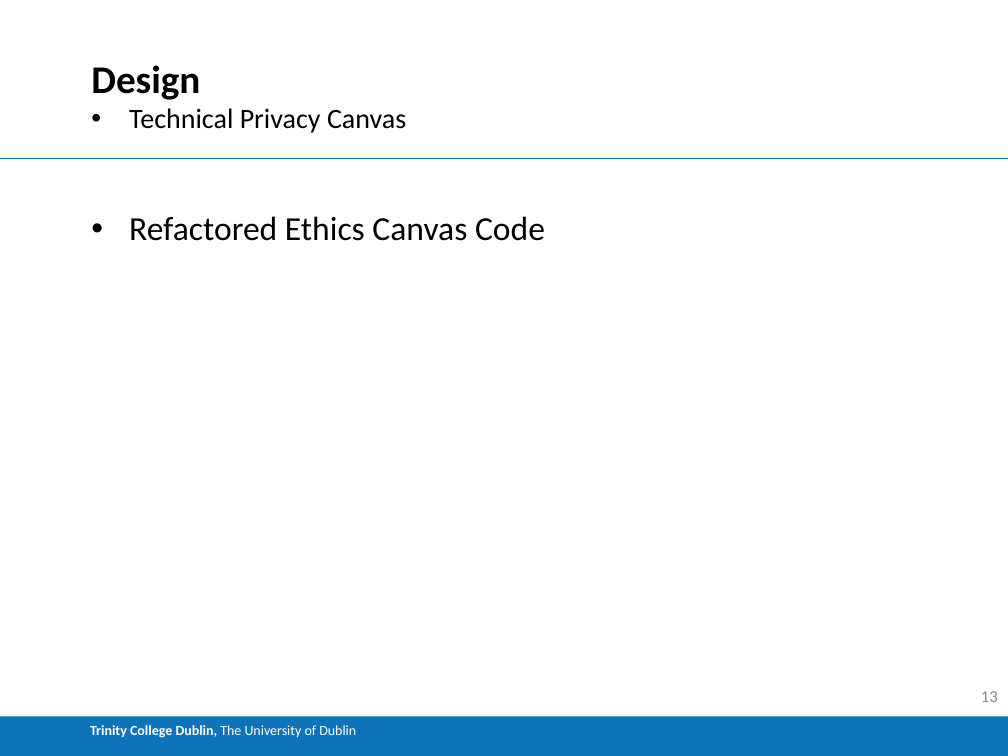
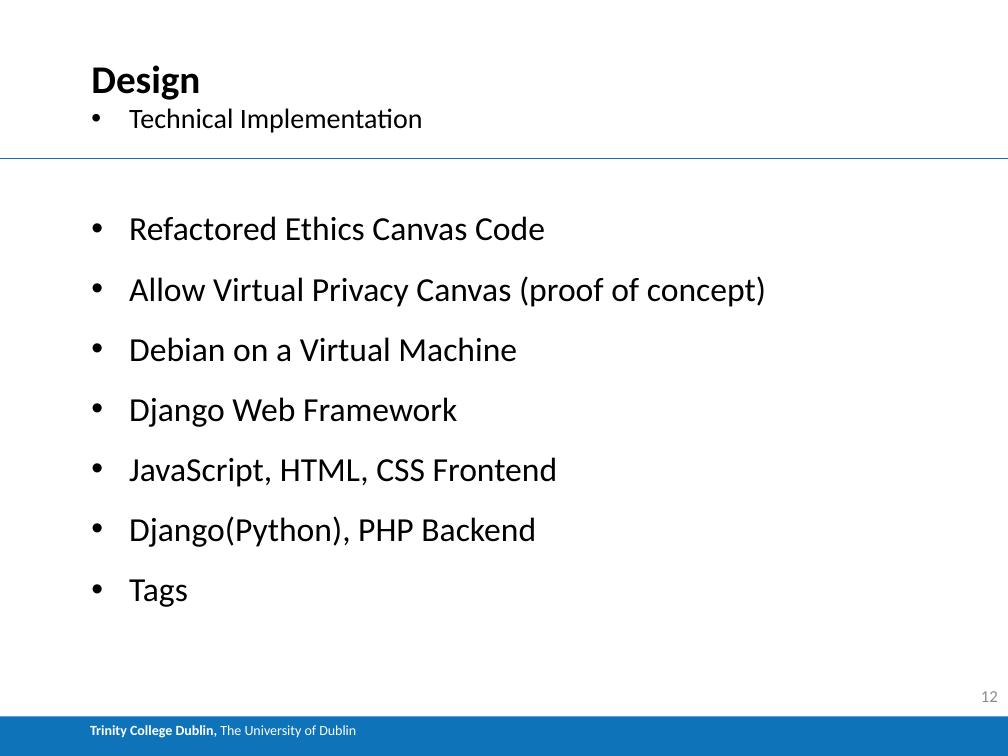
Before and after one commit to Buckley258/FYP, a slide deck: slide 12 of FYP_Demo.pptx (slide 13 before the commit). Drawn at 1008x756 pixels with LibreOffice and Linux fonts; fonts in the diff are those of the drawing. Boxes give left, top, right and bottom in pixels: in the first picture for what was removed or moved away, otherwise in the second. Text is boxed around its words. In the diff, an @@ line names an element or a change of style, - is before the commit and + after.

```diff
--- a/FYP_Demo.pptx
+++ b/FYP_Demo.pptx
@@ text at bbox=[129, 108, 423, 133]: text changed @@
-• Technical Privacy Canvas
+• Technical Implementation
@@ text at bbox=[129, 276, 766, 607]: paragraphs added @@
+• Allow Virtual Privacy Canvas (proof of concept)
+• Debian on a Virtual Machine
+• Django Web Framework
+• JavaScript, HTML, CSS Frontend
+• Django(Python), PHP Backend
+• Tags
```
Also in this commit, not shown: 4 other slides changed, 6 slides added, 6 slides removed, 10 other files.
